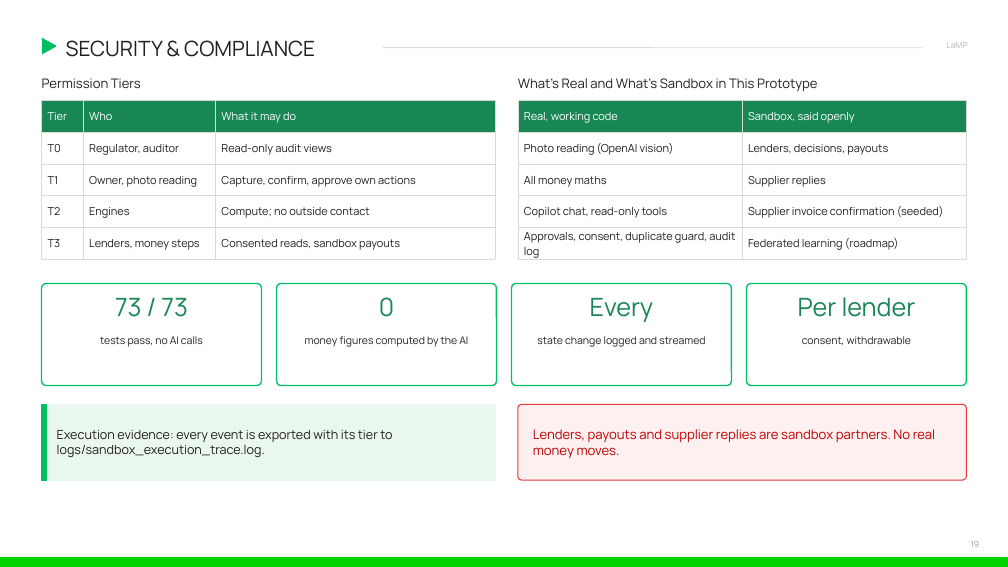
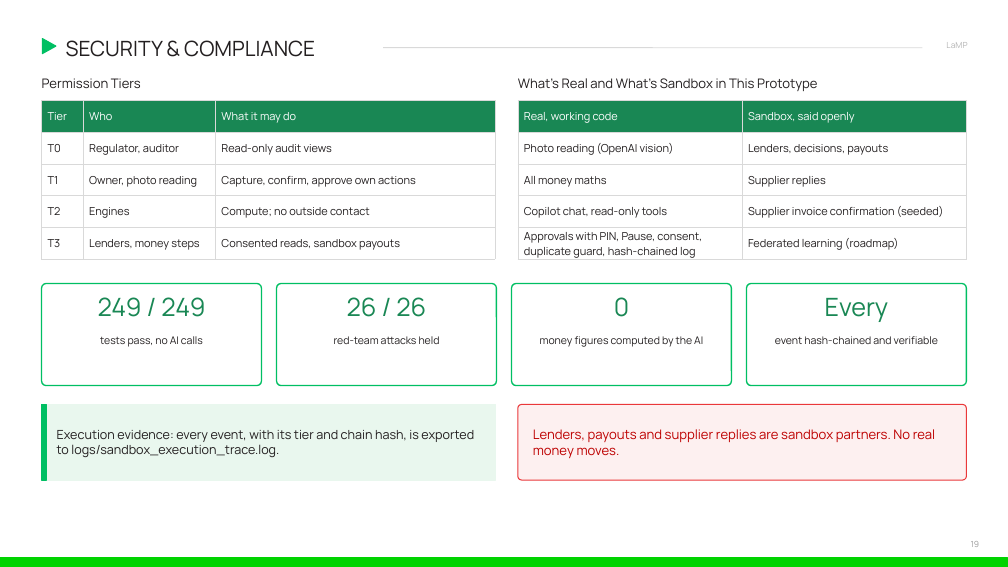
Before and after one commit to ishmam259/lamp-copilot, a slide deck: slide 19 of deck/LaMP-Copilot.pptx. Drawn at 1008x567 pixels with LibreOffice and Linux fonts; fonts in the diff are those of the drawing. Boxes give left, top, right and bottom in pixels: in the first picture for what was removed or moved away, otherwise in the second. Text is boxed around its words. In the diff, an @@ line names an element or a change of style, - is before the commit and + after.

Commit message:
docs, deck: v3 and P3 work in the technical doc, security report and deck (shelf-life credit, catalogue, borrowing ceiling, follow-through, PIN and Pause, hash-chained log, value ledger, wallet check, explain rows, red-team 26/26, intent eval, simulation, judge link); PDFs re-exported

```diff
--- a/deck/LaMP-Copilot.pptx
+++ b/deck/LaMP-Copilot.pptx
@@ table at [518,101,967,262] @@
-row 5, column 1: Approvals, consent, duplicate guard, audit log
+row 5, column 1: Approvals with PIN, Pause, consent, duplicate guard, hash-chained log
@@ text at [98,297,205,317]: text changed @@
-73 / 73
+249 / 249
@@ text at [347,297,426,317]: text changed @@
-0
+26 / 26
@@ text at [614,297,629,317]: text changed @@
-Every
+0
@@ text at [825,298,889,322]: text changed @@
-Per lender
+Every
@@ text at [334,336,440,344]: text changed @@
-money figures computed by the AI
+red-team attacks held
@@ text at [540,336,703,347]: text changed @@
-state change logged and streamed
+money figures computed by the AI
@@ text at [775,336,938,344]: text changed @@
-consent, withdrawable
+event hash-chained and verifiable
@@ text at [57,430,474,457]: text changed @@
-Execution evidence: every event is exported with its tier to logs/sandbox_execution_trace.log.
+Execution evidence: every event, with its tier and chain hash, is exported to logs/sandbox_execution_trace.log.
```
Also in this commit, not shown: 6 other slides changed, 7 other files.
